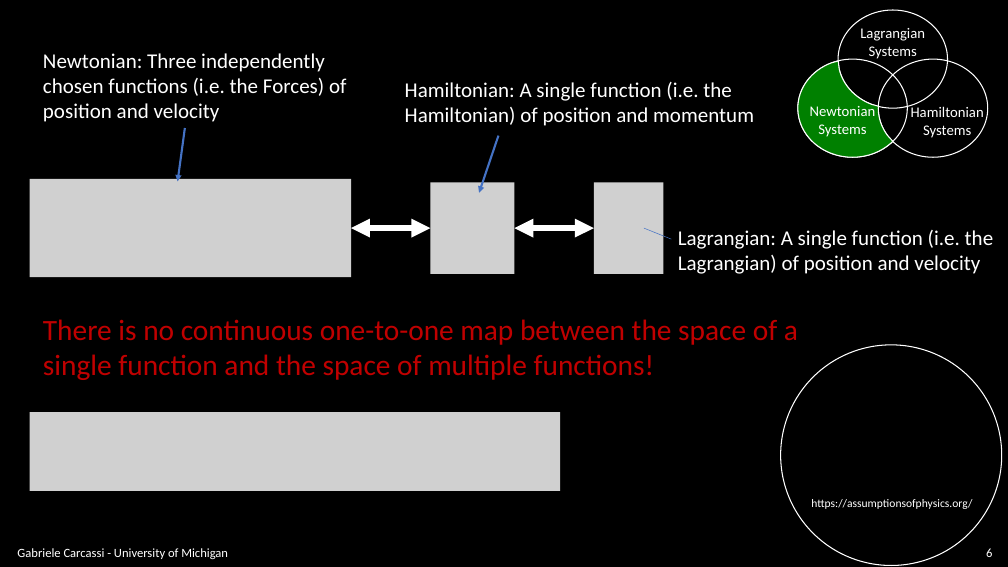
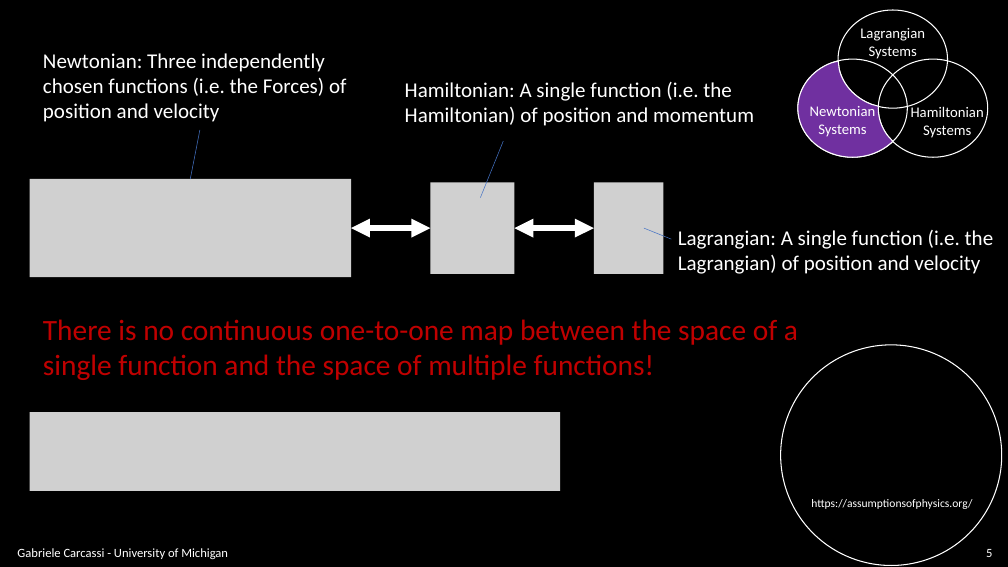
Before and after one commit to assumptionsofphysics/slides, a slide deck: slide 5 of BookCompanions-v2/RP-Class-1.pptx (slide 6 before the commit). Drawn at 1008x567 pixels with LibreOffice and Linux fonts; fonts in the diff are those of the drawing; grey boxes stand for pictures; background and template pictures are left out. Boxes give left, top, right and bottom in pixels: in the first picture for what was removed or moved away, otherwise in the second. Text is boxed around its words. In the diff, an @@ line names an element or a change of style, - is before the commit and + after.

```diff
--- a/BookCompanions-v2/RP-Class-1.pptx
+++ b/BookCompanions-v2/RP-Class-1.pptx
@@ freeform shape at [798,61,893,157]: fill #008000 to #7030A0 @@
@@ arrow moved from (185, 128) - (178, 181) to (200, 130) - (191, 179) @@
@@ arrow (200, 130) - (191, 179): arrow to line; stroke #4472C4 2 pt to #4472C4 0.5 pt @@
@@ arrow moved from (498, 135) - (479, 193) to (504, 141) - (480, 197) @@
@@ arrow (504, 141) - (480, 197): arrow to line; stroke #4472C4 2 pt to #4472C4 0.5 pt @@
@@ page number at [986,549,992,557]: text changed @@
-6
+5
```
Also in this commit, not shown: 9 other slides changed, 1 slide added.
